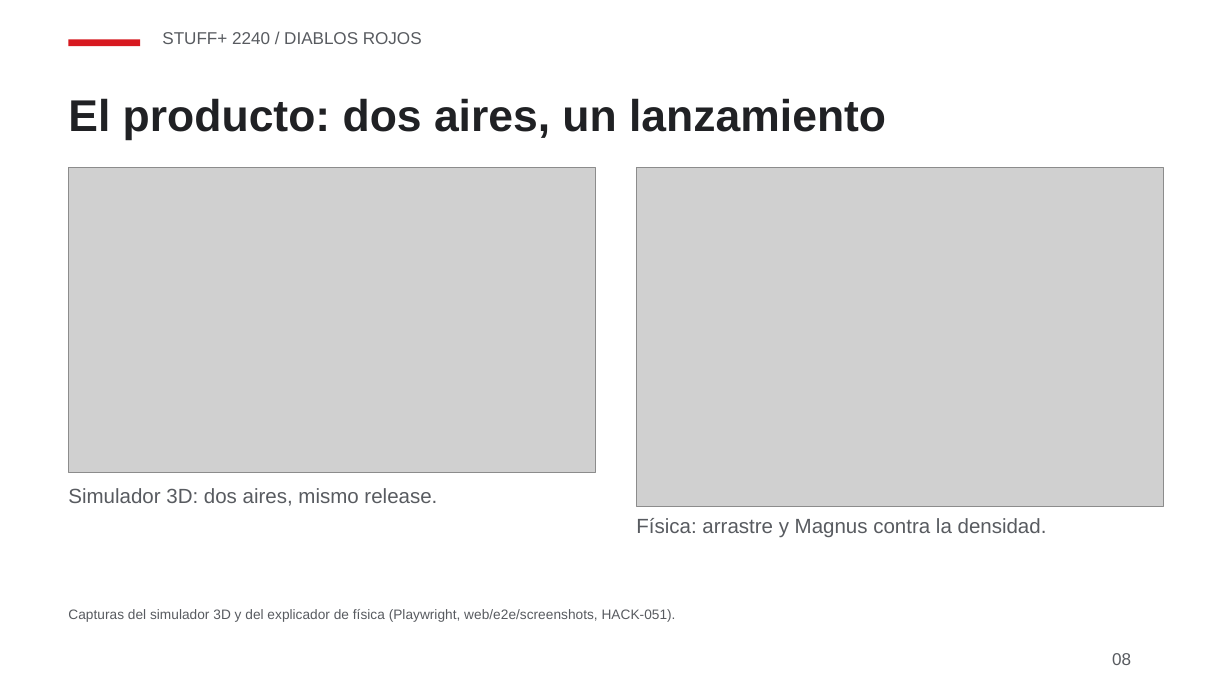
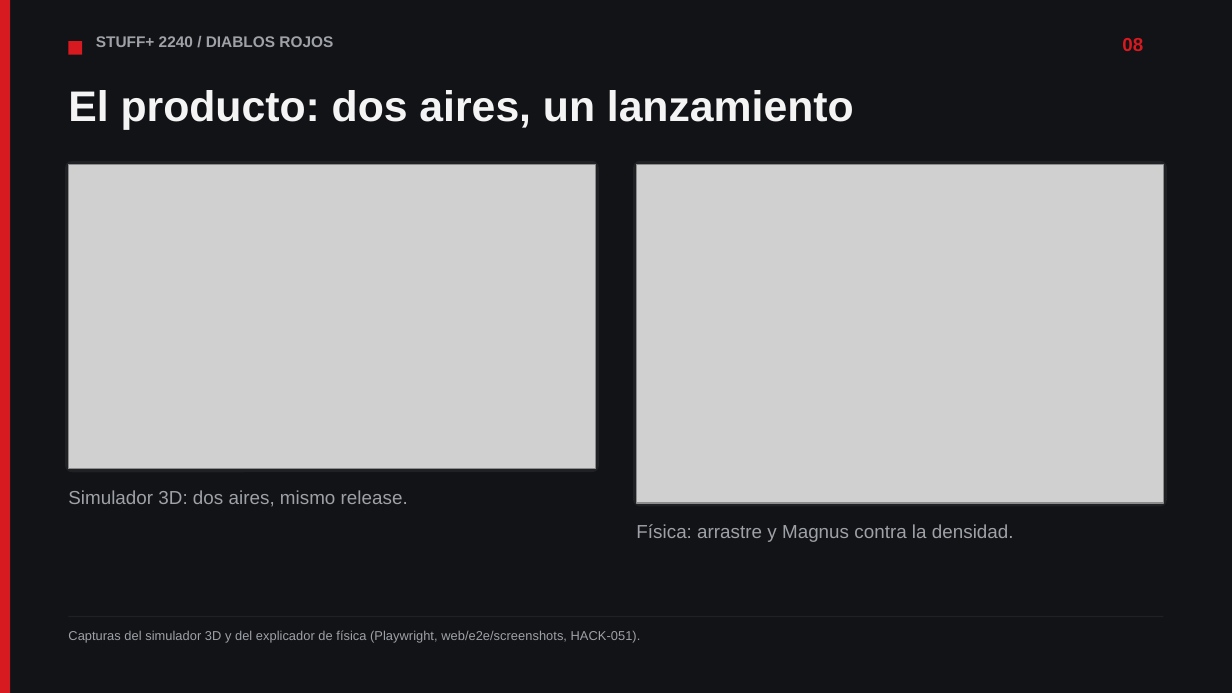
Before and after one commit to JoahanMorales/fuzzy-octo-pancake-DIABLOS-ROJOS-MLB, a slide deck: slide 8 of demo/deck/deck.pptx. Drawn at 1232x693 pixels with LibreOffice and Linux fonts; fonts in the diff are those of the drawing; grey boxes stand for pictures. Boxes give left, top, right and bottom in pixels: in the first picture for what was removed or moved away, otherwise in the second. Text is boxed around its words. In the diff, an @@ line names an element or a change of style, - is before the commit and + after.

Commit message:
HACK-088: deck and one-pager typeset in LaTeX (Beamer + TikZ, Fira Sans)
- Page gains a TeX backend: the same lines as the PPTX and the ReportLab PDF, at the same coordinates
- deck.tex (Beamer) and one-pager.tex compiled with Tectonic over the ReportLab PDFs; fallback kept without Tectonic
- dark slides with cards, bar tracks and a hero number; one-pager with KPI strip and section rules
- verify.py passes unchanged; previews regenerated

```diff
--- a/demo/deck/deck.pptx
+++ b/demo/deck/deck.pptx
@@ rectangle added at box(0, 0, 1232, 692), fill #121316 @@
@@ rectangle added at box(0, 0, 10, 692), fill #D71920 @@
@@ rectangle: place and size @@
-rectangle at box(69, 39, 140, 47)
+rectangle at box(69, 41, 83, 54)
@@ text "STUFF+ 2240 / DIABLOS ROJOS": place and size @@
-text "STUFF+ 2240 / DIABLOS ROJOS" at box(162, 32, 422, 44)
+text "STUFF+ 2240 / DIABLOS ROJOS" at box(96, 36, 333, 47)
@@ text "STUFF+ 2240 / DIABLOS ROJOS" at box(96, 36, 333, 47): size 10 to 9 pt, text colour #585B60 to #9EA1A7, bold on @@
@@ text "08": place and size @@
-text "08" at box(1112, 653, 1131, 665)
+text "08" at box(1122, 38, 1143, 51)
@@ text "08" at box(1122, 38, 1143, 51): size 10 to 11 pt, text colour #585B60 to #D71920, bold on @@
@@ text "El producto: dos aires, un ...": place and size @@
-text "El producto: dos aires, un ..." at box(68, 98, 886, 140)
+text "El producto: dos aires, un ..." at box(68, 90, 854, 130)
@@ text "El producto: dos aires, un ..." at box(68, 90, 854, 130): size 26 to 25 pt, text colour #202124 to #F4F4F5 @@
@@ rounded rectangle added at box(65, 161, 599, 473), fill #1F2125 @@
@@ picture: place and size @@
-picture at box(69, 168, 596, 472)
+picture at box(69, 164, 596, 468)
@@ rounded rectangle added at box(633, 161, 1167, 508), fill #1F2125 @@
@@ picture: place and size @@
-picture at box(637, 168, 1164, 506)
+picture at box(637, 164, 1164, 503)
@@ text "Simulador 3D: dos aires, mismo ..." at box(68, 490, 408, 507): size 12 to 11 pt, text colour #585B60 to #9EA1A7 @@
@@ text "Física: arrastre y Magnus contra ..." at box(636, 524, 1014, 542): size 12 to 11 pt, text colour #585B60 to #9EA1A7 @@
@@ text "Capturas del simulador 3D y ...": place and size @@
-text "Capturas del simulador 3D y ..." at box(68, 609, 676, 622)
+text "Capturas del simulador 3D y ..." at box(68, 630, 641, 643)
@@ text "Capturas del simulador 3D y ..." at box(68, 630, 641, 643): size 8 to 7.5 pt, text colour #585B60 to #9EA1A7 @@
@@ rectangle added at box(69, 616, 1164, 617), fill #1F2125 @@
```
Also in this commit, not shown: 9 other slides changed, 8 other files.
